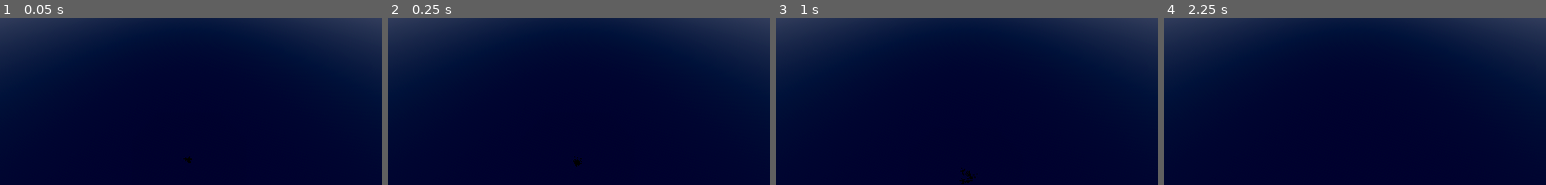
Above: before the commit, frames 1-4 (left to right).
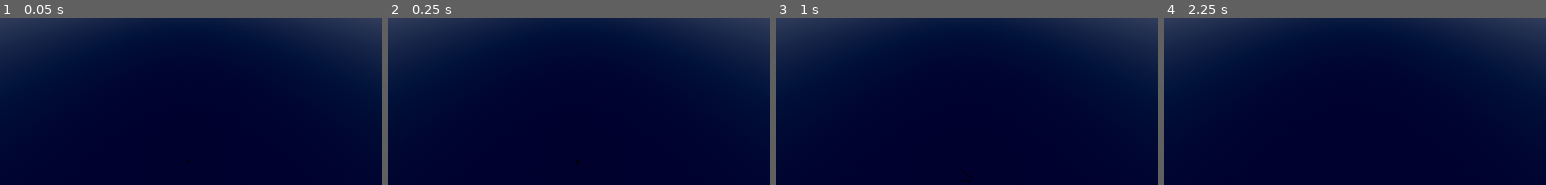
Above: after the commit, the same moments.

Repository: HyperGameDev/Relaxing_Bubble_Pop
Game: Godot game, scene res://ZEN.tscn
Two runs of this game, one before a commit and one after it. Both use one fixed random seed, a clock stepped at 60 frames per second and the inputs below. Sound files missing from this copy of the repository are replaced by a short silence.
Inputs (mouse positions are % of the whole screen's width and height, from its top left):
- Up to frame 1 (0.05 s): no input
- Up to frame 2 (0.25 s): no input
- Up to frame 3 (1 s): tap Enter at 0.5 s; move the mouse to (72, 29) at 0.52 s
- Up to frame 4 (2.25 s): tap Space at 1.25 s; move the mouse to (30, 42) at 1.27 s; tap Enter at 2 s; move the mouse to (60, 7) at 2.02 s
The pictures show only the part of the screen within x 25-75%, y 50-100%; the shares and areas given below are measured in that part.

The runs differ from the first frame. In frame 1, less than 0.1% of the frame differs, in the area x 48-51%, y 82-87%; in frame 2, less than 0.1%; in frame 3, 0.1%, in the area x 48-53%, y 89-100%; in frame 4, nothing differs.

Commit message:
Particle blast effect change
since ribbons cause warnings in compatibility

Diff:
--- a/particles_blast.tscn
+++ b/particles_blast.tscn
@@ -8,12 +8,6 @@
 angular_velocity_min = -720.0
 angular_velocity_max = 720.0
 
-[sub_resource type="Curve" id="Curve_xrqmy"]
-min_value = -36.25
-max_value = 24.05
-_data = [Vector2(0.0818182, -5.19499), 0.0, 363.041, 0, 0, Vector2(0.231818, 1.09605), 0.0, -281.73, 0, 0, Vector2(0.411364, 1.7232), -122.893, -122.893, 0, 0, Vector2(0.684091, 1.811), 28.8207, 28.8207, 0, 0, Vector2(0.852273, 0.958083), 124.173, 0.0, 0, 0]
-point_count = 5
-
 [sub_resource type="StandardMaterial3D" id="StandardMaterial3D_666wl"]
 blend_mode = 3
 albedo_color = Color(1, 0.403922, 0, 1)
@@ -21,20 +15,15 @@
 metallic_specular = 1.0
 roughness = 0.5
 
-[sub_resource type="RibbonTrailMesh" id="RibbonTrailMesh_8i81r"]
+[sub_resource type="BoxMesh" id="BoxMesh_h43cr"]
 material = SubResource("StandardMaterial3D_666wl")
-size = 1.415
-sections = 3
-section_length = 0.68
-curve = SubResource("Curve_xrqmy")
+size = Vector3(-0.085, 0.71, 1.14)
 
 [node name="Particles_Blast" type="GPUParticles3D"]
 cast_shadow = 0
-emitting = false
 amount = 7
 lifetime = 5.0
-one_shot = true
 explosiveness = 1.0
 randomness = 1.0
 process_material = SubResource("ParticleProcessMaterial_2sdif")
-draw_pass_1 = SubResource("RibbonTrailMesh_8i81r")
+draw_pass_1 = SubResource("BoxMesh_h43cr")
--- a/project.godot
+++ b/project.godot
@@ -38,3 +38,4 @@
 
 renderer/rendering_method="gl_compatibility"
 renderer/rendering_method.mobile="gl_compatibility"
+textures/vram_compression/import_etc2_astc=true
Not shown, changed: export_presets.cfg
Not shown: 1 places in particles_blast.tscn that only renumber resources
